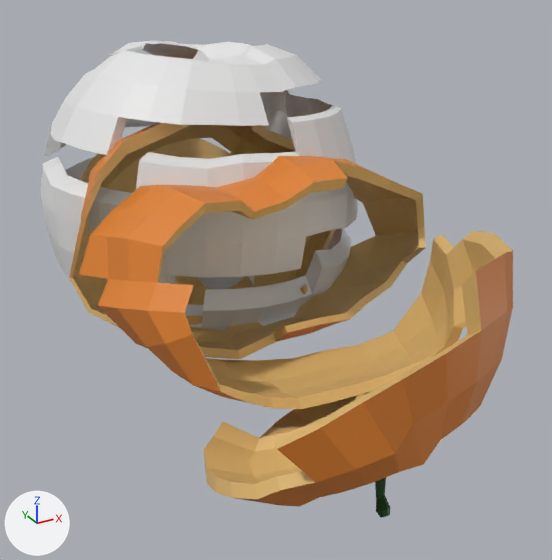
Before and after pictures for a commit that changed the FBX model Assets/StudioBillion/House Interior/Models/Items/pelure_orange.fbx.
The view is the same before and after, from a 50 mm camera at (-1.86, -4.37, 2.11) aimed at (-0.01, -1.01, 0.43). The lights are fixed; the arrows at lower left show +X, +Y and +Z. Where no turn or scale is listed for an object, it has been applied to the vertices.

In view in the first picture: 'orange', 'orange.001'.
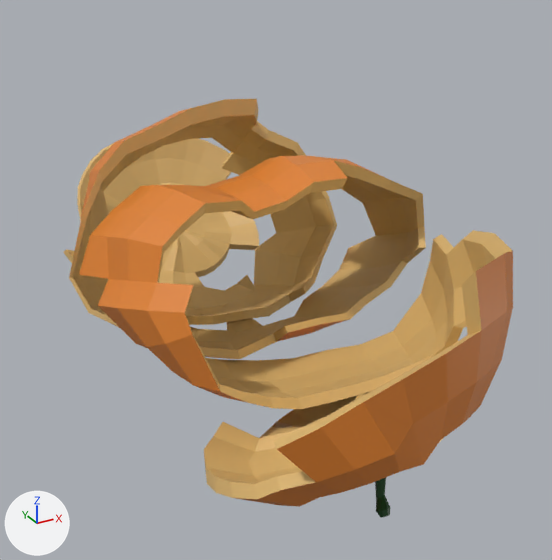
Boxes (x1, y1, x2, y2) around the edits, measured in the pictures (552 x 560 px):
'orange.001', deleted: before (41, 40, 358, 330)

What the commit changed:
Object 'orange.001' (ob_orange_001) is deleted.
